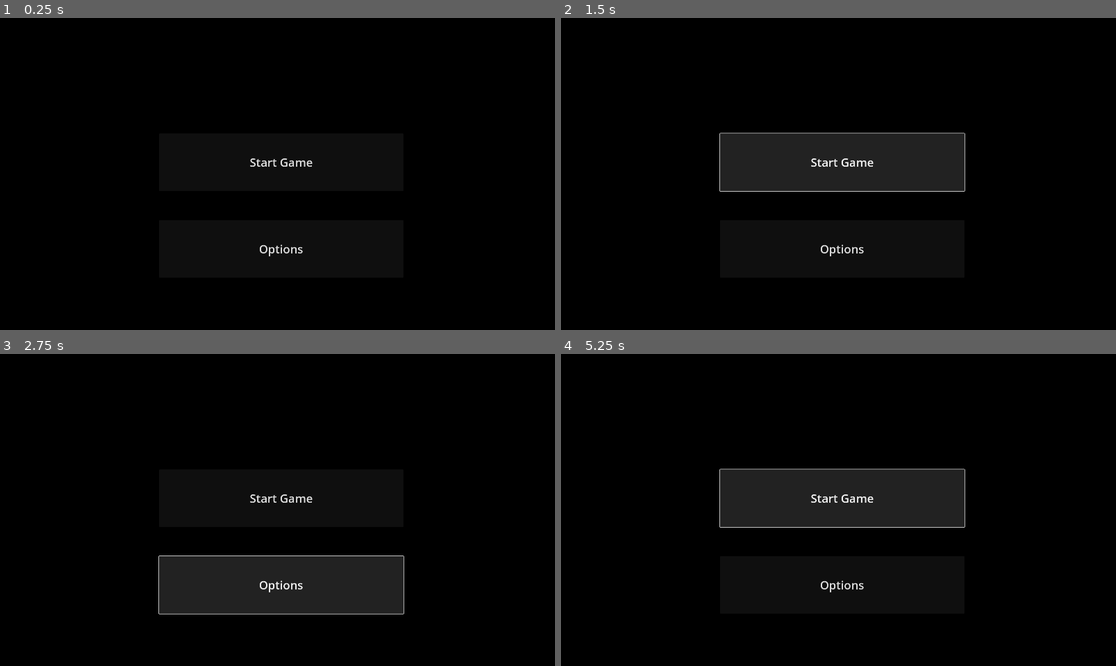
Above: before the commit, frames 1-4 (two rows, left to right).
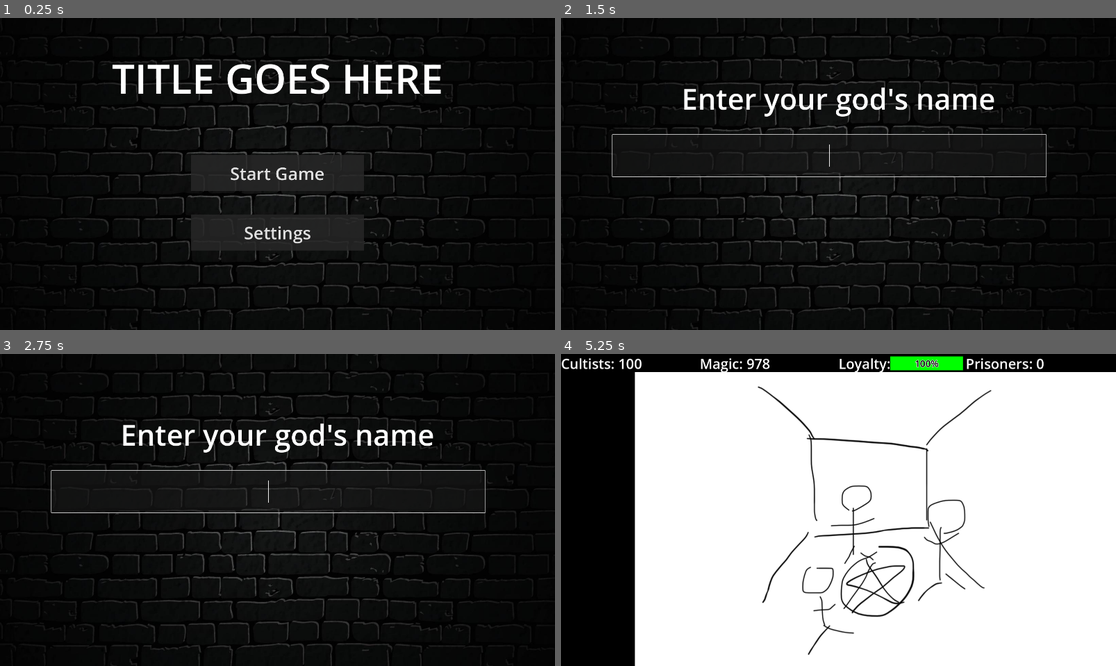
Above: after the commit, the same moments.

Repository: ShroomySquid/Ludum_Dare
Game: Godot game, scene res://title_screen.tscn
Same seed, same stepped clock (60 frames per second), same inputs: the game is played once before the commit and once after it.
Inputs (mouse positions are in pixels of both pictures, inside the frame that each line leads up to):
- Up to frame 1 (0.25 s): no input
- Up to frame 2 (1.5 s): click "Start Game" at 0.5 s; click (844, 161) at 1.25 s, where only the run before the commit has a clickable "Start Game"
- Up to frame 3 (2.75 s): click (283, 584) at 2 s, where only the run before the commit has a clickable "Options"
- Up to frame 4 (5.25 s): click (844, 497) at 2.75 s, where only the run before the commit has a clickable "Start Game"; tap Enter at 3.5, 5 s; tap Space at 4.25 s

The runs differ from the first frame. In frame 1, 8.8% of the frame differs, in the area x 1-98%, y 0-100%; in frame 2, 7.5%; in frame 3, 9.0%; in frame 4, 83%, in the area x 0-100%, y 0-100%.

Commit message:
title menu, settings and name menu

Diff:
--- /dev/null
+++ b/ui_prototype/LineEdit.gd
@@ -0,0 +1,7 @@
+extends LineEdit
+
+
+
+func _on_text_submitted(new_text):
+	if len(text) > 0:
+		get_tree().change_scene_to_file("res://node_2d.tscn")
--- /dev/null
+++ b/ui_prototype/SettingsButton.gd
@@ -0,0 +1,4 @@
+extends Button
+
+func _on_pressed():
+	get_tree().change_scene_to_file("res://settings.tscn")
--- /dev/null
+++ b/ui_prototype/StartButton.gd
@@ -0,0 +1,6 @@
+extends Button
+
+
+
+func _on_pressed():
+	get_tree().change_scene_to_file("res://name_page.tscn")
--- /dev/null
+++ b/ui_prototype/name_page.tscn
@@ -0,0 +1,49 @@
+[gd_scene load_steps=3 format=3 uid="uid://bsfkrv02lhns7"]
+
+[ext_resource type="Texture2D" uid="uid://cn4uwpr3kgr6w" path="res://brick.jpg" id="1_sih2i"]
+[ext_resource type="Script" path="res://LineEdit.gd" id="2_njvbe"]
+
+[node name="name_page" type="Control"]
+layout_mode = 3
+anchors_preset = 15
+anchor_right = 1.0
+anchor_bottom = 1.0
+grow_horizontal = 2
+grow_vertical = 2
+
+[node name="title_background" type="TextureRect" parent="."]
+layout_mode = 1
+anchors_preset = 15
+anchor_right = 1.0
+anchor_bottom = 1.0
+grow_horizontal = 2
+grow_vertical = 2
+texture = ExtResource("1_sih2i")
+
+[node name="god_name_label" type="Label" parent="."]
+layout_mode = 2
+offset_left = 12.0
+offset_top = 210.0
+offset_right = 1908.0
+offset_bottom = 347.0
+theme_override_font_sizes/font_size = 100
+text = "Enter your god's name"
+horizontal_alignment = 1
+
+[node name="LineEdit" type="LineEdit" parent="."]
+layout_mode = 2
+offset_left = 178.0
+offset_top = 404.0
+offset_right = 1678.0
+offset_bottom = 549.0
+grow_horizontal = 2
+grow_vertical = 2
+size_flags_horizontal = 4
+size_flags_vertical = 4
+theme_override_font_sizes/font_size = 55
+alignment = 1
+max_length = 40
+select_all_on_focus = true
+script = ExtResource("2_njvbe")
+
+[connection signal="text_submitted" from="LineEdit" to="LineEdit" method="_on_text_submitted"]
--- /dev/null
+++ b/ui_prototype/settings.tscn
@@ -0,0 +1,71 @@
+[gd_scene load_steps=2 format=3 uid="uid://cvqe7debalfaf"]
+
+[ext_resource type="Texture2D" uid="uid://cn4uwpr3kgr6w" path="res://brick.jpg" id="1_c5xgg"]
+
+[node name="settings" type="Control"]
+layout_mode = 3
+anchors_preset = 15
+anchor_right = 1.0
+anchor_bottom = 1.0
+grow_horizontal = 2
+grow_vertical = 2
+
+[node name="title_background" type="TextureRect" parent="."]
+layout_mode = 1
+anchors_preset = 15
+anchor_right = 1.0
+anchor_bottom = 1.0
+grow_horizontal = 2
+grow_vertical = 2
+texture = ExtResource("1_c5xgg")
+
+[node name="audio_label" type="Label" parent="."]
+layout_mode = 0
+offset_left = 841.0
+offset_top = 507.0
+offset_right = 1094.0
+offset_bottom = 631.0
+theme_override_font_sizes/font_size = 80
+text = "Audio"
+
+[node name="master_label" type="Label" parent="."]
+layout_mode = 1
+anchors_preset = 14
+anchor_top = 0.5
+anchor_right = 1.0
+anchor_bottom = 0.5
+offset_top = 106.0
+offset_bottom = 161.0
+grow_horizontal = 2
+grow_vertical = 2
+theme_override_font_sizes/font_size = 40
+text = "Master Volume"
+horizontal_alignment = 1
+
+[node name="music_label" type="Label" parent="."]
+layout_mode = 1
+anchors_preset = 14
+anchor_top = 0.5
+anchor_right = 1.0
+anchor_bottom = 0.5
+offset_top = 220.0
+offset_bottom = 275.0
+grow_horizontal = 2
+grow_vertical = 2
+theme_override_font_sizes/font_size = 40
+text = "Music Volume"
+horizontal_alignment = 1
+
+[node name="sound_label" type="Label" parent="."]
+layout_mode = 1
+anchors_preset = 14
+anchor_top = 0.5
+anchor_right = 1.0
+anchor_bottom = 0.5
+offset_top = 338.0
+offset_bottom = 393.0
+grow_horizontal = 2
+grow_vertical = 2
+theme_override_font_sizes/font_size = 40
+text = "Sound Volume"
+horizontal_alignment = 1
--- a/ui_prototype/title_screen.tscn
+++ b/ui_prototype/title_screen.tscn
@@ -1,27 +1,93 @@
-[gd_scene load_steps=2 format=3 uid="uid://pwckow83ys5o"]
+[gd_scene load_steps=5 format=3 uid="uid://pwckow83ys5o"]
 
-[ext_resource type="Texture2D" uid="uid://b41stcd6g33mi" path="res://png/background.png" id="1_5h5cx"]
+[ext_resource type="Script" path="res://SettingsButton.gd" id="2_0cuk7"]
+[ext_resource type="Texture2D" uid="uid://cn4uwpr3kgr6w" path="res://brick.jpg" id="2_bt0bk"]
+[ext_resource type="Script" path="res://StartButton.gd" id="2_um4ww"]
 
-[node name="TitleScreen" type="Node2D"]
+[sub_resource type="StyleBoxFlat" id="StyleBoxFlat_0je0y"]
+bg_color = Color(0.152941, 0.152941, 0.152941, 0.839216)
 
-[node name="TitleBackground" type="Sprite2D" parent="."]
-position = Vector2(1002, 544)
-scale = Vector2(1.17083, 1.02813)
-texture = ExtResource("1_5h5cx")
+[node name="TitleScreen" type="Control"]
+layout_mode = 3
+anchors_preset = 15
+anchor_right = 1.0
+anchor_bottom = 1.0
+grow_horizontal = 2
+grow_vertical = 2
 
-[node name="StartButton" type="Button" parent="."]
-offset_left = 550.0
-offset_top = 400.0
-offset_right = 1396.0
-offset_bottom = 599.0
-theme_override_font_sizes/font_size = 40
-text = "Start Game"
+[node name="title_background" type="TextureRect" parent="."]
+layout_mode = 1
+anchors_preset = 15
+anchor_right = 1.0
+anchor_bottom = 1.0
+grow_horizontal = 2
+grow_vertical = 2
+texture = ExtResource("2_bt0bk")
 
-[node name="OptionButton" type="Button" parent="."]
-offset_left = 550.0
-offset_top = 700.0
-offset_right = 1396.0
-offset_bottom = 899.0
-theme_override_font_sizes/font_size = 40
-text = "Options
+[node name="buttons_container" type="MarginContainer" parent="."]
+layout_mode = 1
+anchors_preset = 15
+anchor_right = 1.0
+anchor_bottom = 1.0
+grow_horizontal = 2
+grow_vertical = 2
+size_flags_horizontal = 4
+size_flags_vertical = 4
+theme_override_constants/margin_left = 12
+theme_override_constants/margin_top = 12
+theme_override_constants/margin_right = 12
+theme_override_constants/margin_bottom = 12
+
+[node name="to_delete" type="VBoxContainer" parent="buttons_container"]
+layout_mode = 2
+theme_override_constants/separation = 100
+
+[node name="Separator" type="Control" parent="buttons_container/to_delete"]
+layout_mode = 2
+
+[node name="Logotodelete" type="Label" parent="buttons_container/to_delete"]
+layout_mode = 2
+theme_override_font_sizes/font_size = 140
+text = "TITLE GOES HERE"
+horizontal_alignment = 1
+
+[node name="HBoxContainer" type="HBoxContainer" parent="buttons_container"]
+layout_mode = 2
+alignment = 1
+
+[node name="VBoxContainer" type="VBoxContainer" parent="buttons_container/HBoxContainer"]
+layout_mode = 2
+theme_override_constants/separation = 40
+alignment = 1
+
+[node name="Separator2" type="Control" parent="buttons_container/HBoxContainer/VBoxContainer"]
+custom_minimum_size = Vector2(0, 160)
+layout_mode = 2
+
+[node name="StartButton" type="Button" parent="buttons_container/HBoxContainer/VBoxContainer"]
+custom_minimum_size = Vector2(600, 125)
+layout_mode = 2
+size_flags_horizontal = 4
+size_flags_vertical = 4
+theme_override_font_sizes/font_size = 60
+theme_override_styles/normal = SubResource("StyleBoxFlat_0je0y")
+text = "Start Game
 "
+script = ExtResource("2_um4ww")
+
+[node name="Separator3" type="Control" parent="buttons_container/HBoxContainer/VBoxContainer"]
+layout_mode = 2
+
+[node name="SettingsButton" type="Button" parent="buttons_container/HBoxContainer/VBoxContainer"]
+custom_minimum_size = Vector2(600, 125)
+layout_mode = 2
+size_flags_horizontal = 4
+size_flags_vertical = 4
+theme_override_font_sizes/font_size = 60
+theme_override_styles/normal = SubResource("StyleBoxFlat_0je0y")
+text = "Settings
+"
+script = ExtResource("2_0cuk7")
+
+[connection signal="pressed" from="buttons_container/HBoxContainer/VBoxContainer/StartButton" to="buttons_container/HBoxContainer/VBoxContainer/StartButton" method="_on_pressed"]
+[connection signal="pressed" from="buttons_container/HBoxContainer/VBoxContainer/SettingsButton" to="buttons_container/HBoxContainer/VBoxContainer/SettingsButton" method="_on_pressed"]
Binary file added: ui_prototype/brick.jpg
Not shown, added: ui_prototype/brick.jpg.import
